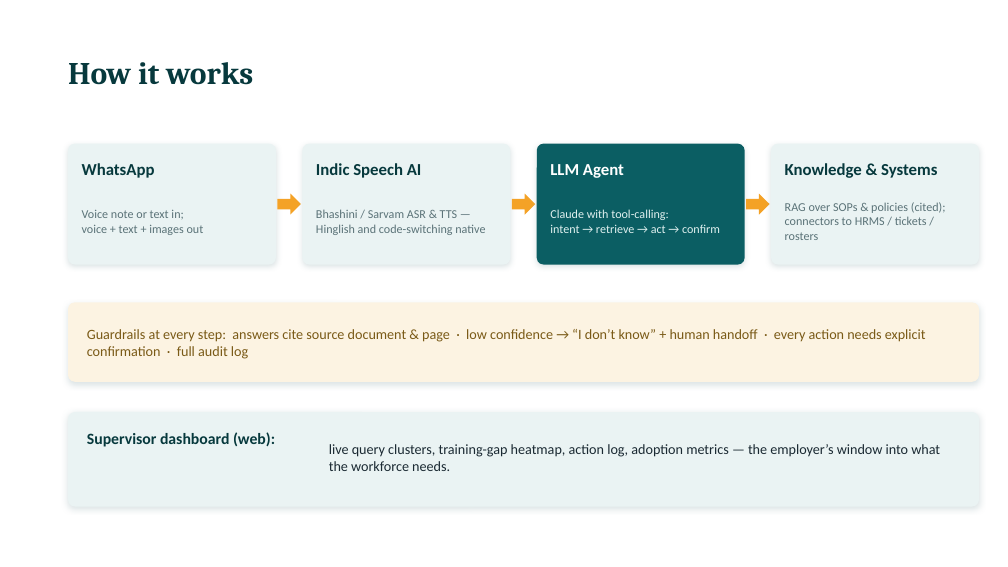
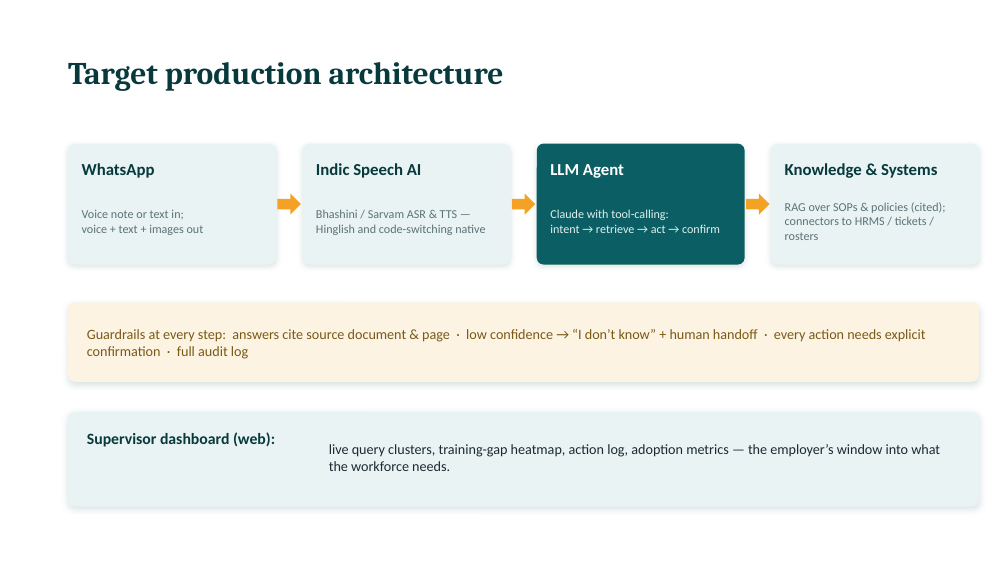
Before and after one commit to Marshmellow31/sahayak-ideas-for-india-2026, a slide deck: slide 4 of 02-Deck/Sahayak-Concept-to-Prototype-Plan.pptx. Drawn at 1008x567 pixels with LibreOffice and Linux fonts; fonts in the diff are those of the drawing. Boxes give left, top, right and bottom in pixels: in the first picture for what was removed or moved away, otherwise in the second. Text is boxed around its words. In the diff, an @@ line names an element or a change of style, - is before the commit and + after.

```diff
--- a/02-Deck/Sahayak-Concept-to-Prototype-Plan.pptx
+++ b/02-Deck/Sahayak-Concept-to-Prototype-Plan.pptx
@@ text at (x1=68, y1=62, x2=504, y2=91): text changed @@
-How it works
+Target production architecture
```
Also in this commit, not shown: 3 other slides changed, 6 other files.
